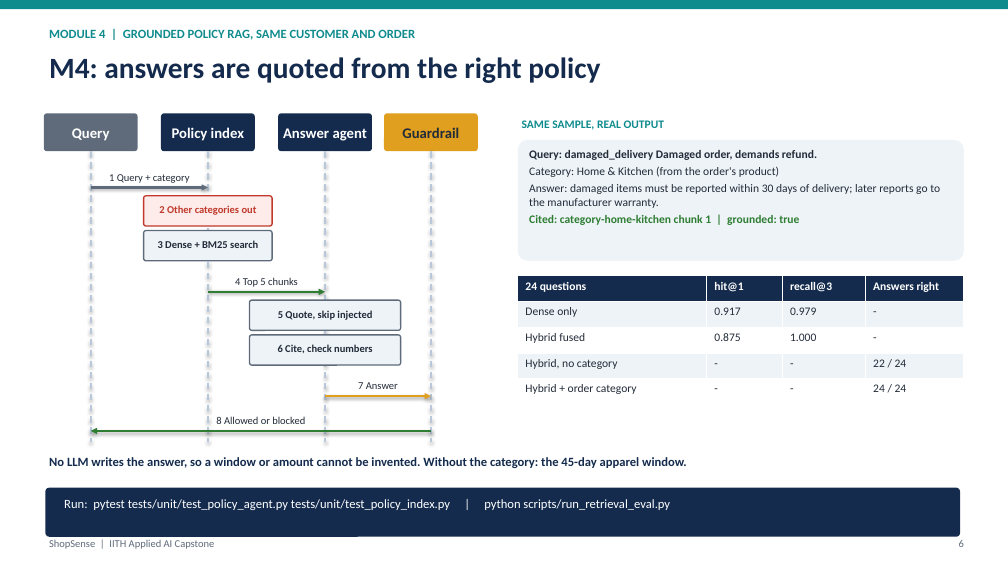
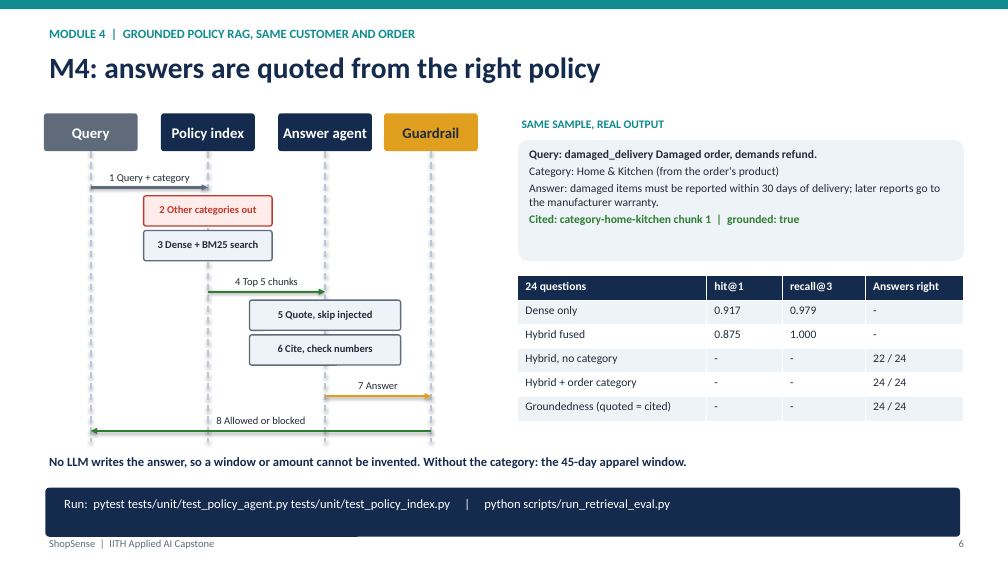
Before and after one commit to abhraj786/iith-ai-capstone-shopsense, a slide deck: slide 6 of docs/deck/iith-ai-capstone-shopsense.pptx. Drawn at 1008x567 pixels with LibreOffice and Linux fonts; fonts in the diff are those of the drawing. Boxes give left, top, right and bottom in pixels: in the first picture for what was removed or moved away, otherwise in the second. Text is boxed around its words. In the diff, an @@ line names an element or a change of style, - is before the commit and + after.

Commit message:
M4: measured groundedness (quoted sentences found in cited chunks), logged to Langfuse; slide and docs

```diff
--- a/docs/deck/iith-ai-capstone-shopsense.pptx
+++ b/docs/deck/iith-ai-capstone-shopsense.pptx
@@ table at bbox=[518, 276, 964, 421] @@
+row 6: Groundedness (quoted = cited) | - | - | 24 / 24
```
Also in this commit, not shown: 2 other slides changed, 4 other files.
